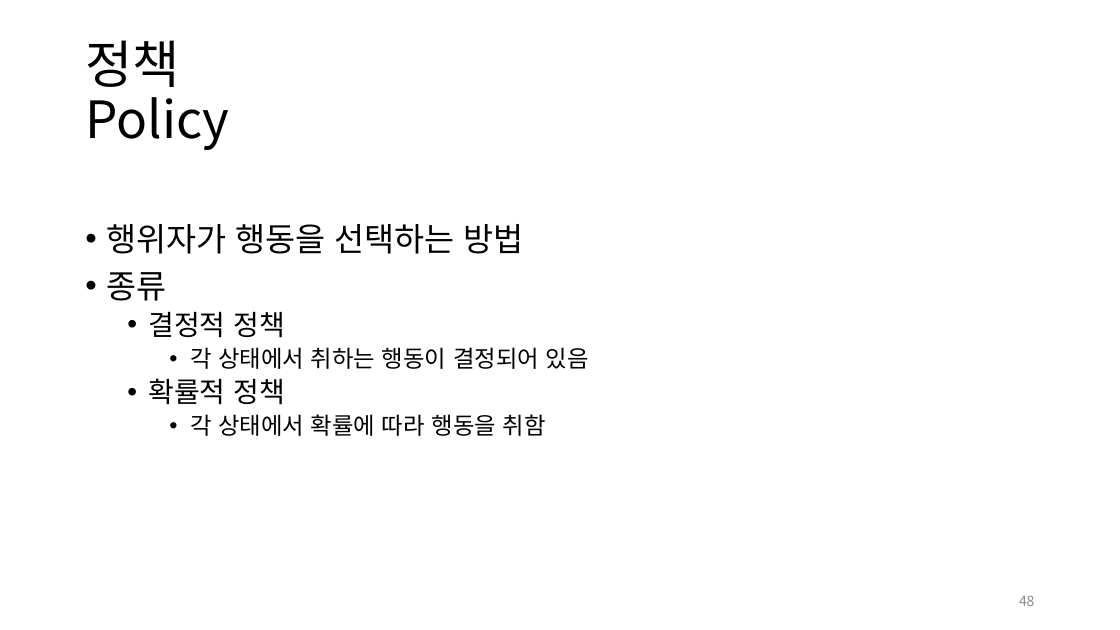
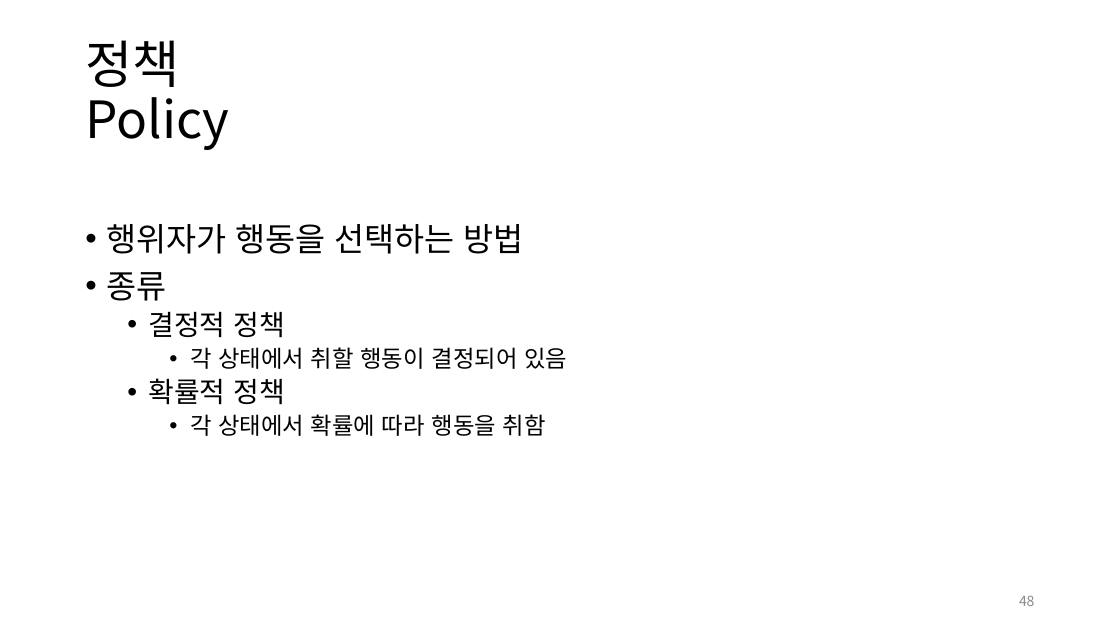
Before and after one commit to ggorr/MachineLearning, a slide deck: slide 48 of 인공 지능과 데이터 사이언스.pptx. Drawn at 1120x630 pixels with LibreOffice and Linux fonts; fonts in the diff are those of the drawing. Boxes give left, top, right and bottom in pixels: in the first picture for what was removed or moved away, otherwise in the second. Text is boxed around its words. In the diff, an @@ line names an element or a change of style, - is before the commit and + after.

```diff
--- a/인공 지능과 데이터 사이언스.pptx
+++ b/인공 지능과 데이터 사이언스.pptx
@@ text at bbox=[190, 347, 567, 369]: text changed @@
-    • 각 상태에서 취하는 행동이 결정되어 있음
+    • 각 상태에서 취할 행동이 결정되어 있음
```
Also in this commit, not shown: 6 other slides changed, 1 slide added, 1 slide removed.
